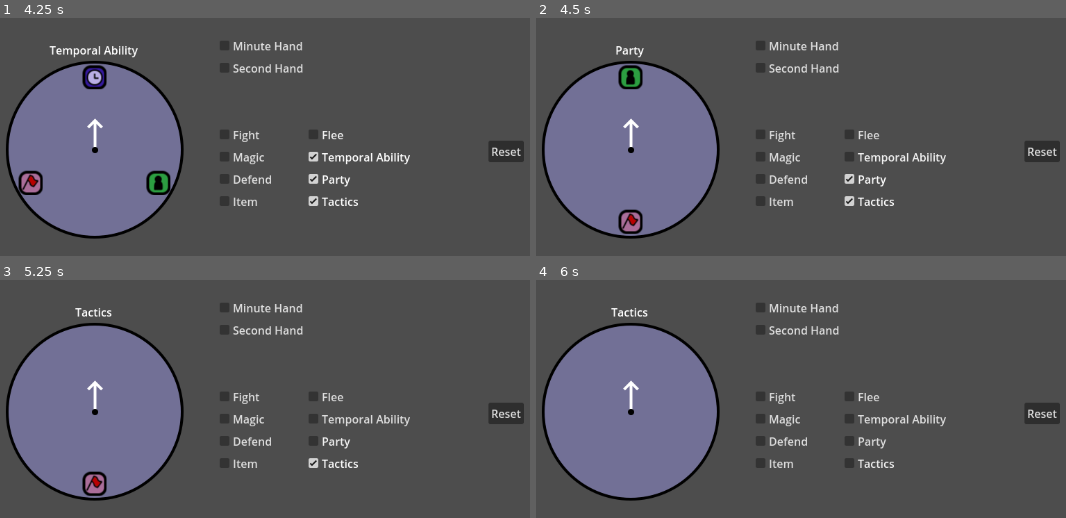
Above: before the commit, frames 1-4 (two rows, left to right).
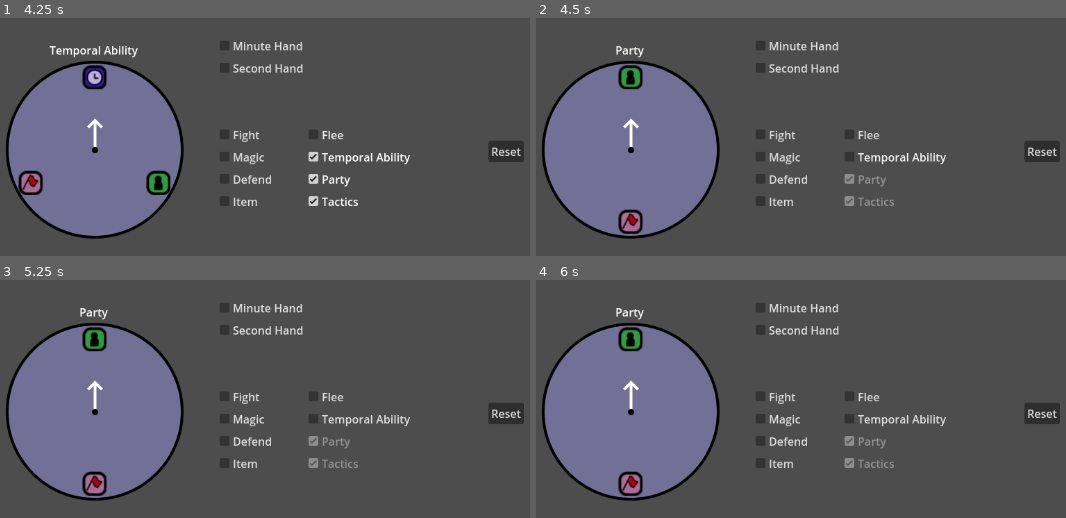
Above: after the commit, the same moments.

Repository: IExistAsAConstruct/Battle-Clock-Prototype
Game: Godot game, scene res://battle_clock.tscn
Same seed, same stepped clock (60 frames per second), same inputs: the game is played once before the commit and once after it.
Inputs (mouse positions are in pixels of both pictures, inside the frame that each line leads up to):
- Up to frame 1 (4.25 s): click "Fight" at 0.5 s; click "Magic" at 1.25 s; click "Defend" at 2 s; click "Item" at 2.75 s; click "Flee" at 3.5 s
- Up to frame 2 (4.5 s): click "Temporal Ability" at 4.25 s
- Up to frame 3 (5.25 s): click (349, 441) at 5 s, where only the run before the commit has a clickable "Party"
- Up to frame 4 (6 s): click (885, 463) at 5.75 s, where only the run before the commit has a clickable "Tactics"

Frame 1 is identical in both runs. In frame 2, 0.3% of the frame differs, in the area x 58-68%, y 65-79%; in frame 3, 1.0%; in frame 4, 1.4%, in the area x 14-68%, y 11-91%.
Error before the commit: Invalid access of index '0' on a base object of type: 'Array[Node]'. (res://Scripts/text.gd:160)

Commit message:
Disabled icon removal when two icons are left

Diff:
--- a/Scripts/conditions.gd
+++ b/Scripts/conditions.gd
@@ -4,15 +4,7 @@
 @onready var clock:Node = get_parent().get_node("Clock")
 signal second_hand_toggled(toggled_on:bool)
 signal minute_hand_toggled(toggled_on:bool)
-
-# Called when the node enters the scene tree for the first time.
-func _ready() -> void:
-	pass
-
-# Called every frame. 'delta' is the elapsed time since the previous frame.
-func _process(_delta: float) -> void:
-	pass
-
+var iconsActive:int = 8
 
 func _on_minute_hand_check_toggled(toggled_on: bool) -> void:
 	if not toggled_on and secondHand.button_pressed:
@@ -26,3 +18,49 @@
 		minuteHand.button_pressed = true
 		minute_hand_toggled.emit(true)
 	second_hand_toggled.emit(toggled_on)
+
+func change_active_icon_count(toggle_on: bool) -> void:
+	if toggle_on:
+		iconsActive += 1
+	else:
+		iconsActive -= 1
+	if iconsActive == 2:
+		for child in get_children():
+			if child is CheckBox:
+				if child.button_pressed:
+					child.disabled = true
+	else:
+		for child in get_children():
+			if child is CheckBox:
+				if child.button_pressed:
+					child.disabled = false
+
+func _on_fight_check_toggled(toggled_on: bool) -> void:
+	change_active_icon_count(toggled_on)
+
+
+func _on_magic_check_toggled(toggled_on: bool) -> void:
+	change_active_icon_count(toggled_on)
+
+
+func _on_defend_check_toggled(toggled_on: bool) -> void:
+	change_active_icon_count(toggled_on)
+
+func _on_item_check_toggled(toggled_on: bool) -> void:
+	change_active_icon_count(toggled_on)
+
+
+func _on_flee_check_toggled(toggled_on: bool) -> void:
+	change_active_icon_count(toggled_on)
+
+
+func _on_temporal_ability_check_toggled(toggled_on: bool) -> void:
+	change_active_icon_count(toggled_on)
+
+
+func _on_party_check_toggled(toggled_on: bool) -> void:
+	change_active_icon_count(toggled_on)
+
+
+func _on_tactics_check_toggled(toggled_on: bool) -> void:
+	change_active_icon_count(toggled_on)
--- a/battle_clock.tscn
+++ b/battle_clock.tscn
@@ -467,40 +467,48 @@
 [connection signal="toggled" from="Conditions/FightCheck" to="Clock/MinuteHand" method="_on_fight_check_toggled"]
 [connection signal="toggled" from="Conditions/FightCheck" to="Clock/SecondHand" method="_on_fight_check_toggled"]
 [connection signal="toggled" from="Conditions/FightCheck" to="Text" method="_on_fight_check_toggled"]
+[connection signal="toggled" from="Conditions/FightCheck" to="Conditions" method="_on_fight_check_toggled"]
 [connection signal="toggled" from="Conditions/MagicCheck" to="Clock" method="_on_magic_check_toggled"]
 [connection signal="toggled" from="Conditions/MagicCheck" to="Clock/HourHand" method="_on_magic_check_toggled"]
 [connection signal="toggled" from="Conditions/MagicCheck" to="Clock/MinuteHand" method="_on_magic_check_toggled"]
 [connection signal="toggled" from="Conditions/MagicCheck" to="Clock/SecondHand" method="_on_magic_check_toggled"]
 [connection signal="toggled" from="Conditions/MagicCheck" to="Text" method="_on_magic_check_toggled"]
+[connection signal="toggled" from="Conditions/MagicCheck" to="Conditions" method="_on_magic_check_toggled"]
 [connection signal="toggled" from="Conditions/DefendCheck" to="Clock" method="_on_defend_check_toggled"]
 [connection signal="toggled" from="Conditions/DefendCheck" to="Clock/HourHand" method="_on_defend_check_toggled"]
 [connection signal="toggled" from="Conditions/DefendCheck" to="Clock/MinuteHand" method="_on_defend_check_toggled"]
 [connection signal="toggled" from="Conditions/DefendCheck" to="Clock/SecondHand" method="_on_defend_check_toggled"]
 [connection signal="toggled" from="Conditions/DefendCheck" to="Text" method="_on_defend_check_toggled"]
+[connection signal="toggled" from="Conditions/DefendCheck" to="Conditions" method="_on_defend_check_toggled"]
 [connection signal="toggled" from="Conditions/ItemCheck" to="Clock" method="_on_item_check_toggled"]
 [connection signal="toggled" from="Conditions/ItemCheck" to="Clock/HourHand" method="_on_item_check_toggled"]
 [connection signal="toggled" from="Conditions/ItemCheck" to="Clock/MinuteHand" method="_on_item_check_toggled"]
 [connection signal="toggled" from="Conditions/ItemCheck" to="Clock/SecondHand" method="_on_item_check_toggled"]
 [connection signal="toggled" from="Conditions/ItemCheck" to="Text" method="_on_item_check_toggled"]
+[connection signal="toggled" from="Conditions/ItemCheck" to="Conditions" method="_on_item_check_toggled"]
 [connection signal="toggled" from="Conditions/FleeCheck" to="Clock" method="_on_flee_check_toggled"]
 [connection signal="toggled" from="Conditions/FleeCheck" to="Clock/HourHand" method="_on_flee_check_toggled"]
 [connection signal="toggled" from="Conditions/FleeCheck" to="Clock/MinuteHand" method="_on_flee_check_toggled"]
 [connection signal="toggled" from="Conditions/FleeCheck" to="Clock/SecondHand" method="_on_flee_check_toggled"]
 [connection signal="toggled" from="Conditions/FleeCheck" to="Text" method="_on_flee_check_toggled"]
+[connection signal="toggled" from="Conditions/FleeCheck" to="Conditions" method="_on_flee_check_toggled"]
 [connection signal="toggled" from="Conditions/TemporalAbilityCheck" to="Clock" method="_on_temporal_ability_check_toggled"]
 [connection signal="toggled" from="Conditions/TemporalAbilityCheck" to="Clock/HourHand" method="_on_temporal_ability_check_toggled"]
 [connection signal="toggled" from="Conditions/TemporalAbilityCheck" to="Clock/MinuteHand" method="_on_temporal_ability_check_toggled"]
 [connection signal="toggled" from="Conditions/TemporalAbilityCheck" to="Clock/SecondHand" method="_on_temporal_ability_check_toggled"]
 [connection signal="toggled" from="Conditions/TemporalAbilityCheck" to="Text" method="_on_temporal_ability_check_toggled"]
+[connection signal="toggled" from="Conditions/TemporalAbilityCheck" to="Conditions" method="_on_temporal_ability_check_toggled"]
 [connection signal="toggled" from="Conditions/PartyCheck" to="Clock" method="_on_party_check_toggled"]
 [connection signal="toggled" from="Conditions/PartyCheck" to="Clock/HourHand" method="_on_party_check_toggled"]
 [connection signal="toggled" from="Conditions/PartyCheck" to="Clock/MinuteHand" method="_on_party_check_toggled"]
 [connection signal="toggled" from="Conditions/PartyCheck" to="Clock/SecondHand" method="_on_party_check_toggled"]
 [connection signal="toggled" from="Conditions/PartyCheck" to="Text" method="_on_party_check_toggled"]
+[connection signal="toggled" from="Conditions/PartyCheck" to="Conditions" method="_on_party_check_toggled"]
 [connection signal="toggled" from="Conditions/TacticsCheck" to="Clock" method="_on_tactics_check_toggled"]
 [connection signal="toggled" from="Conditions/TacticsCheck" to="Clock/HourHand" method="_on_tactics_check_toggled"]
 [connection signal="toggled" from="Conditions/TacticsCheck" to="Clock/MinuteHand" method="_on_tactics_check_toggled"]
 [connection signal="toggled" from="Conditions/TacticsCheck" to="Clock/SecondHand" method="_on_tactics_check_toggled"]
 [connection signal="toggled" from="Conditions/TacticsCheck" to="Text" method="_on_tactics_check_toggled"]
+[connection signal="toggled" from="Conditions/TacticsCheck" to="Conditions" method="_on_tactics_check_toggled"]
 [connection signal="pressed" from="Conditions/ResetButton" to="Clock" method="_on_reset_button_pressed"]
 [connection signal="pressed" from="Conditions/ResetButton" to="Text" method="_on_reset_button_pressed"]
